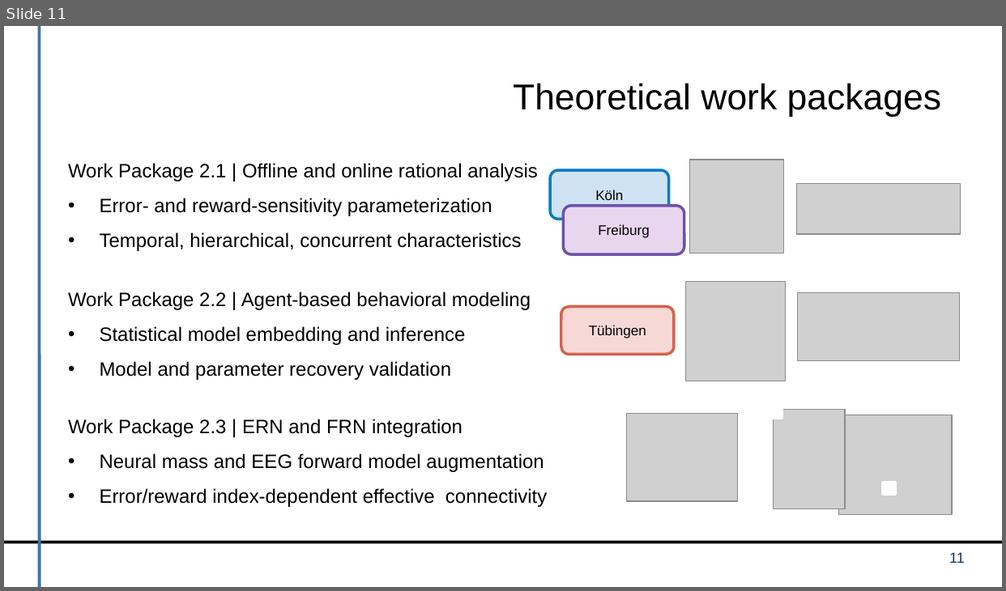
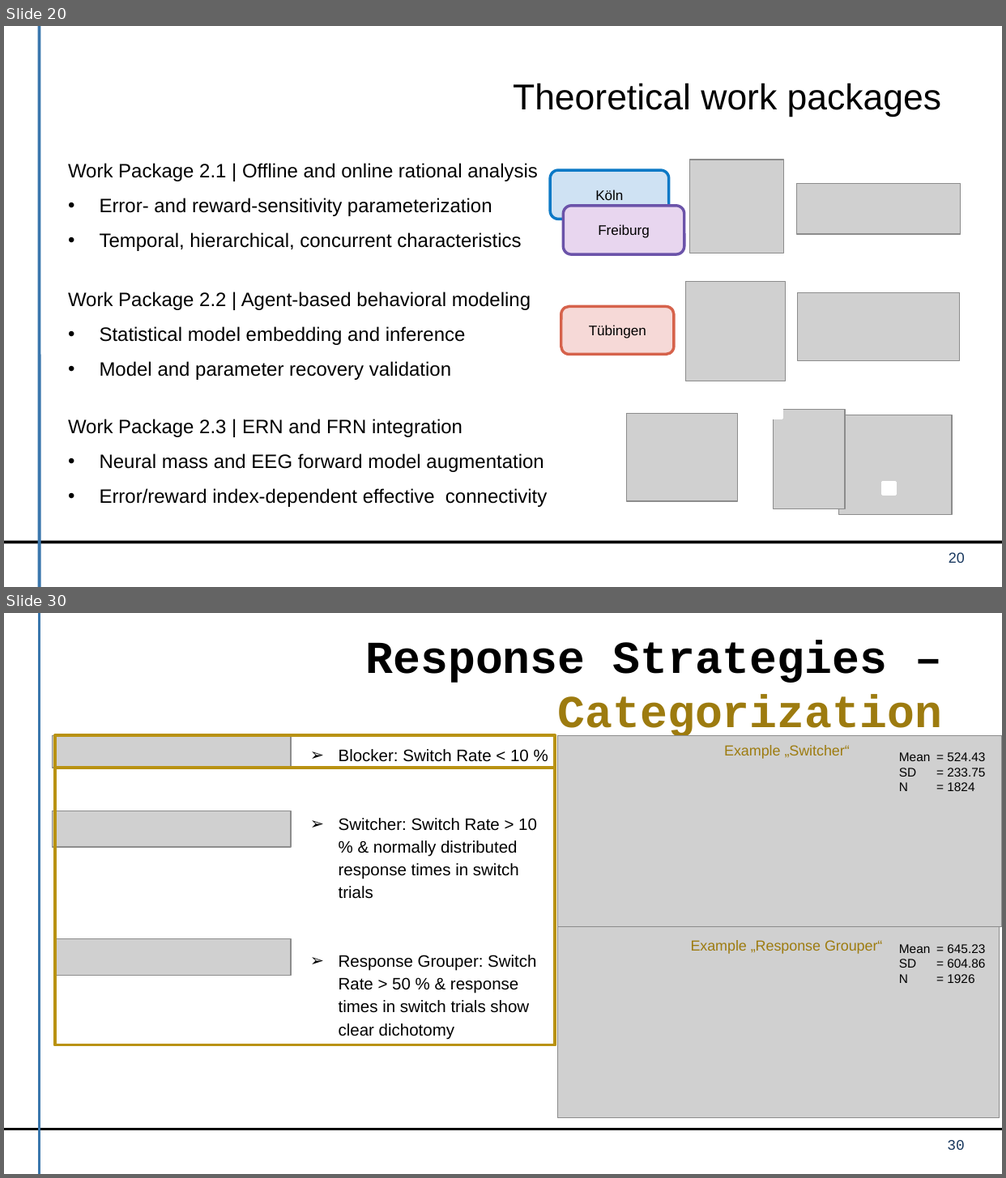
Before and after one commit to dirk-ostwald/Optimal-dual-task-performance, a slide deck: presentation/TP3-Kick-Off-Presentation.pptx. Shown one above the other, each under a label of ours: slide 11 before the commit, slides 20 and 30 after it; the slides between them are not shown. The pictures are 1006x591 and 1006x1178 pixels, drawn with LibreOffice and Linux fonts; fonts in the diff are those of the drawing; grey boxes stand for pictures; background and template pictures are left out. Boxes give left, top, right and bottom in pixels: in the first picture for what was removed or moved away, otherwise in the second. Text is boxed around its words. In the diff, an @@ line names an element or a change of style, - is before the commit and + after.

```diff
--- a/presentation/TP3-Kick-Off-Presentation.pptx
+++ b/presentation/TP3-Kick-Off-Presentation.pptx
@@ slide 30 added at (x1=4, y1=613, x2=1002, y2=1174), background #FFFFFF; not listed: 2 template elements that a slide beside it also shows @@
@@ title added at (x1=366, y1=640, x2=942, y2=740), 33 pt, text #000000, bold @@
+Response Strategies – Categorization
@@ text added at (x1=339, y1=749, x2=537, y2=1040), 12 pt, text #000000 @@
+➢ Blocker: Switch Rate < 10 %
+➢ Switcher: Switch Rate > 10 % & normally distributed response times in switch trials
+➢ Response Grouper: Switch Rate > 50 % & response times in switch trials show clear dichotomy
@@ picture added at (x1=558, y1=736, x2=1002, y2=927) @@
@@ text added at (x1=724, y1=745, x2=850, y2=759), 10.5 pt, text #9D7B0F @@
+Example „Switcher“
@@ text added at (x1=899, y1=752, x2=985, y2=791), 9 pt, text #000000 @@
+Mean = 524.43
+SD = 233.75
+N = 1824
@@ group added at (x1=52, y1=736, x2=555, y2=1045): 3 pictures, 2 rounded rectangles @@
@@ picture added at (x1=558, y1=927, x2=999, y2=1118) @@
@@ text added at (x1=691, y1=940, x2=882, y2=954), 10.5 pt, text #9D7B0F @@
+Example „Response Grouper“
@@ text added at (x1=899, y1=944, x2=985, y2=983), 9 pt, text #000000 @@
+Mean = 645.23
+SD = 604.86
+N = 1926
@@ page number added at (x1=947, y1=1140, x2=964, y2=1150), 10.5 pt, text #17375E @@
+30
@@ what was slide 11 is now slide 20 @@
@@ page number at (x1=948, y1=552, x2=965, y2=563): text changed @@
-11
+20
```
Also in this commit, not shown: 4 slides changed, 45 other slides added, 4 other files.
